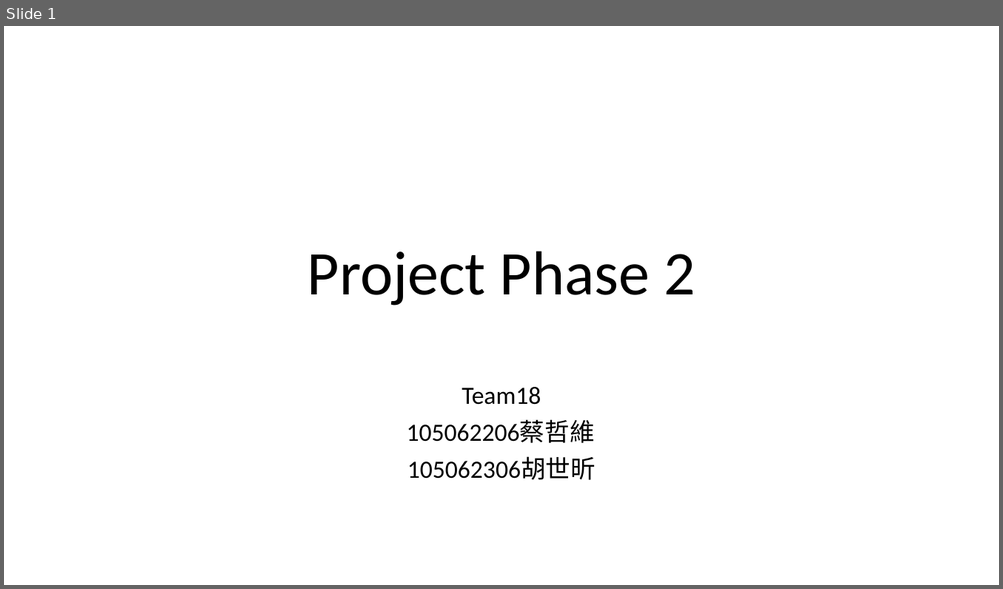
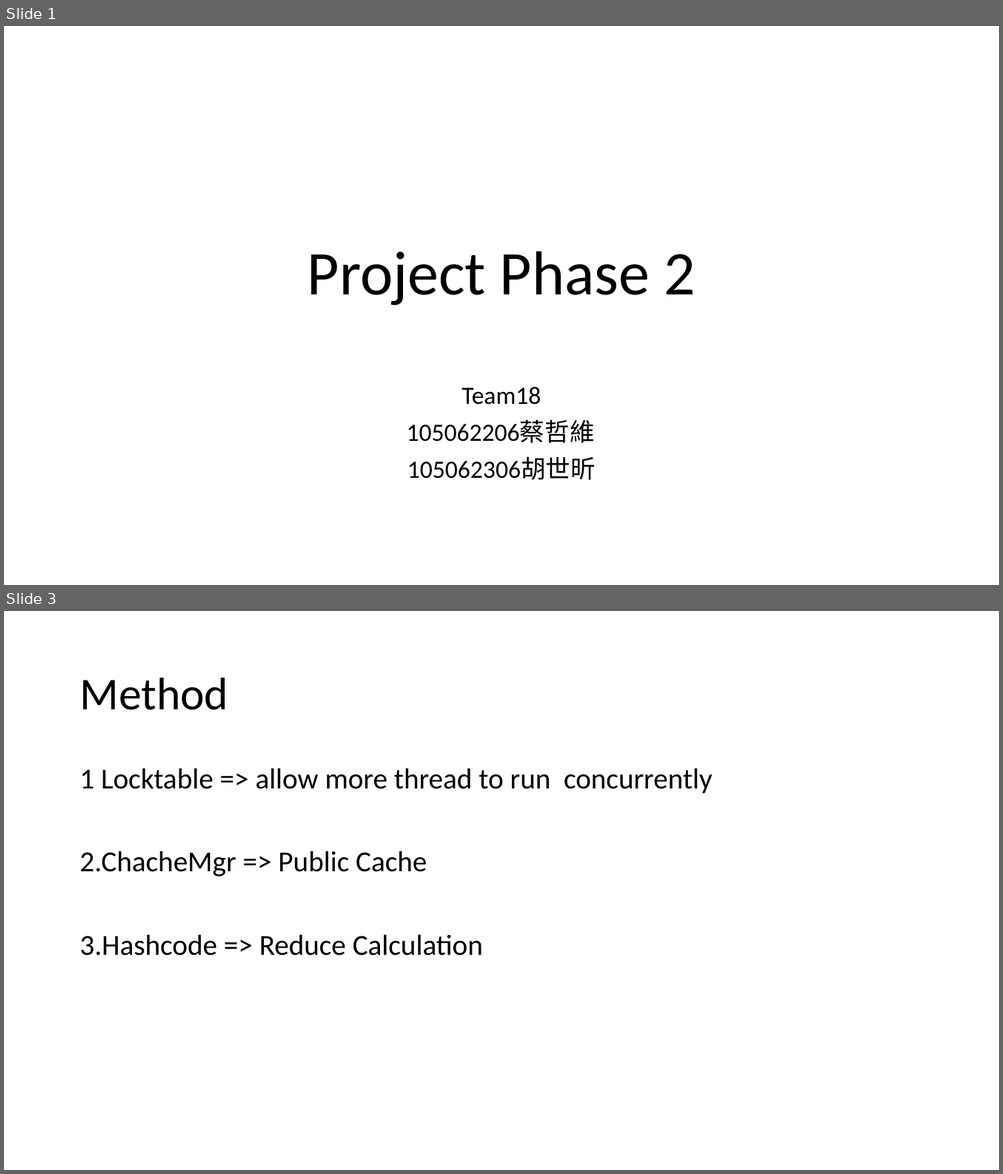
Before and after one commit to sponge611/Calvin-opt-throughput, a slide deck: Experiment.pptx. Shown one above the other, each under a label of ours: slide 1 before the commit, slides 1 and 3 after it; the slides between them are not shown. The pictures are 1003x589 and 1003x1174 pixels, drawn with LibreOffice and Linux fonts; fonts in the diff are those of the drawing. Boxes give left, top, right and bottom in pixels: in the first picture for what was removed or moved away, otherwise in the second. Text is boxed around its words. In the diff, an @@ line names an element or a change of style, - is before the commit and + after.

```diff
--- a/Experiment.pptx
+++ b/Experiment.pptx
@@ slide 3 added at bbox=[4, 611, 999, 1170], background #FFFFFF @@
@@ title added at bbox=[79, 678, 228, 710], 44 pt, text #000000 @@
+Method
@@ text added at bbox=[79, 768, 712, 956], 28 pt, text #000000 @@
+1 Locktable => allow more thread to run concurrently
+2.ChacheMgr => Public Cache
+3.Hashcode => Reduce Calculation
```
Also in this commit, not shown: 1 other slide added.
